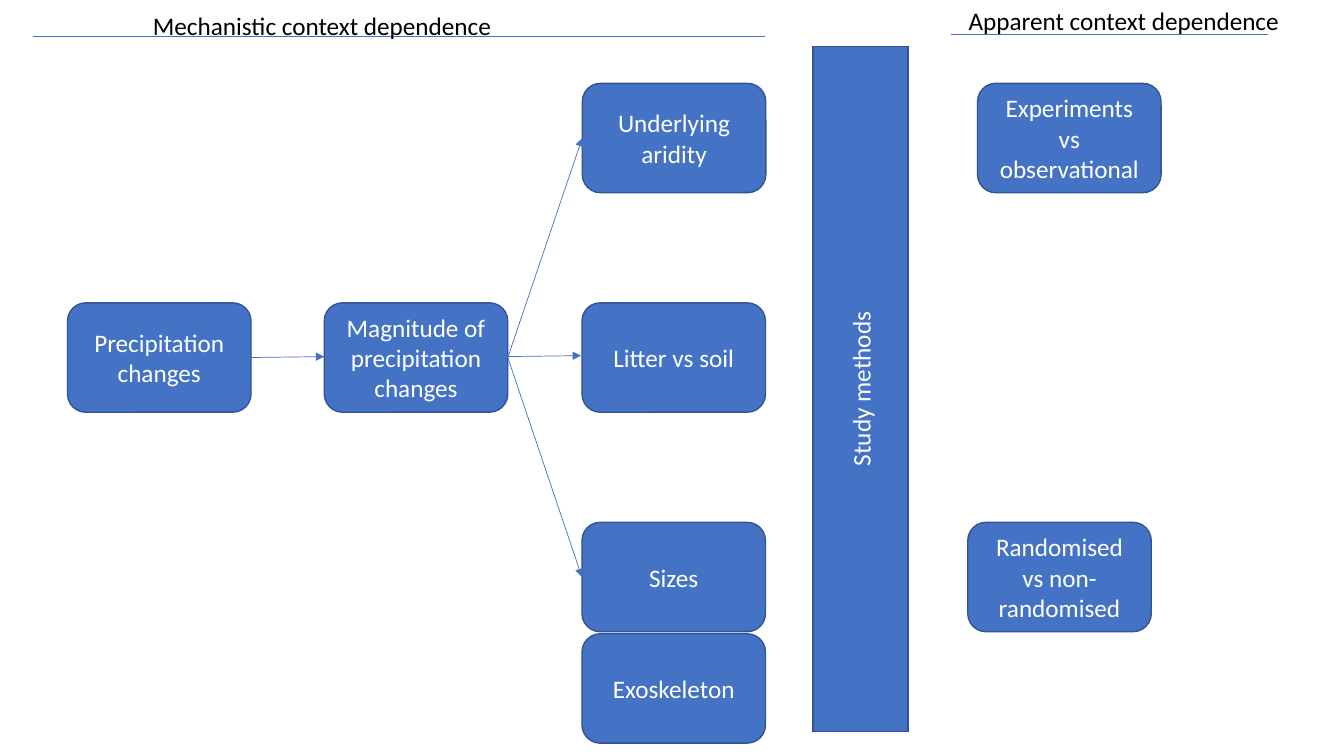
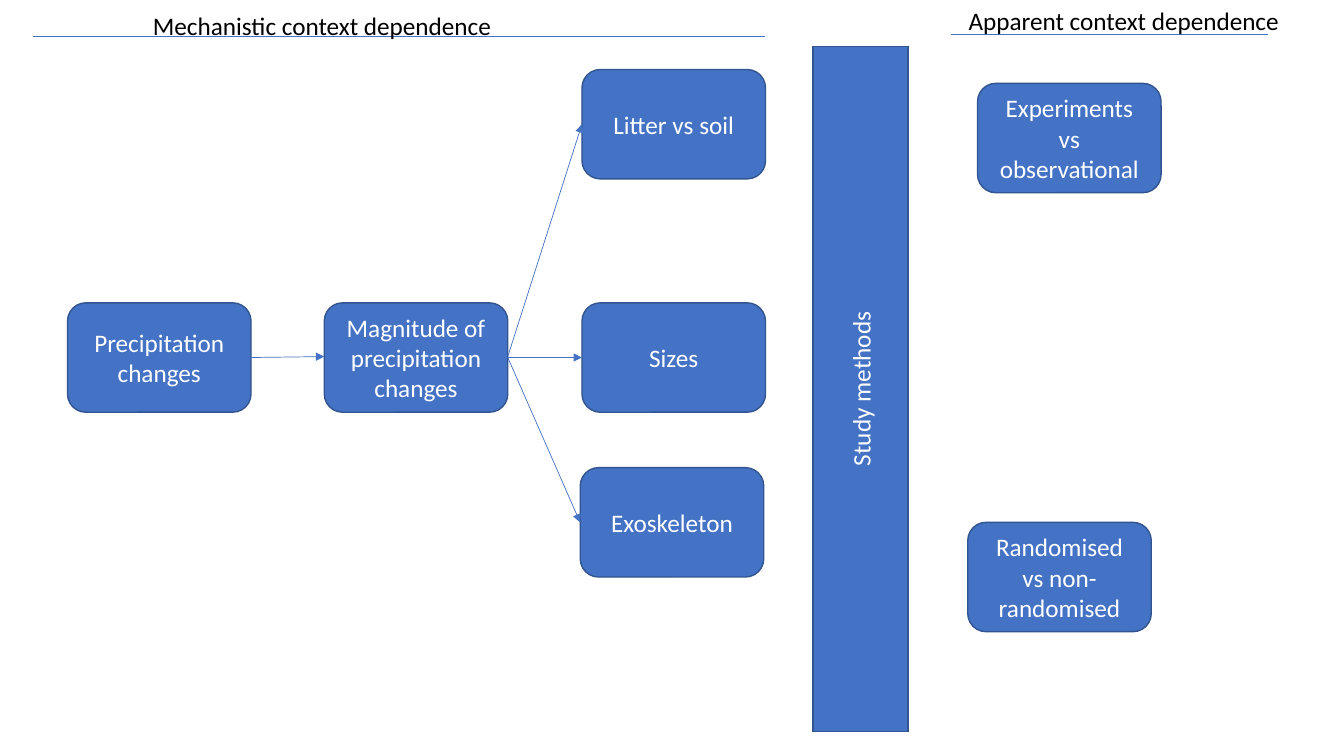
Before and after one commit to phil-martin-research/precip_changes_soil_fauna, a slide deck: slide 1 of figures/for_paper/Conceptual_diagram.pptx. Drawn at 1344x756 pixels with LibreOffice and Linux fonts; fonts in the diff are those of the drawing. Boxes give left, top, right and bottom in pixels: in the first picture for what was removed or moved away, otherwise in the second. Text is boxed around its words. In the diff, an @@ line names an element or a change of style, - is before the commit and + after.

```diff
--- a/figures/for_paper/Conceptual_diagram.pptx
+++ b/figures/for_paper/Conceptual_diagram.pptx
@@ rounded rectangle "Litter vs soil": place and size @@
-rounded rectangle "Litter vs soil" at (582, 302, 765, 411)
+rounded rectangle "Litter vs soil" at (582, 70, 765, 178)
@@ rounded rectangle removed at (583, 84, 766, 193) @@
-Underlying aridity
@@ arrow moved from (508, 358) - (583, 138) to (508, 357) - (582, 124) @@
@@ rounded rectangle "Sizes": place and size @@
-rounded rectangle "Sizes" at (582, 522, 765, 631)
+rounded rectangle "Sizes" at (582, 302, 765, 411)
@@ arrow moved from (508, 358) - (582, 577) to (508, 358) - (581, 522) @@
@@ rounded rectangle "Exoskeleton": place and size @@
-rounded rectangle "Exoskeleton" at (582, 634, 765, 743)
+rounded rectangle "Exoskeleton" at (581, 468, 764, 577)
```
Also in this commit, not shown: 1 other file.
